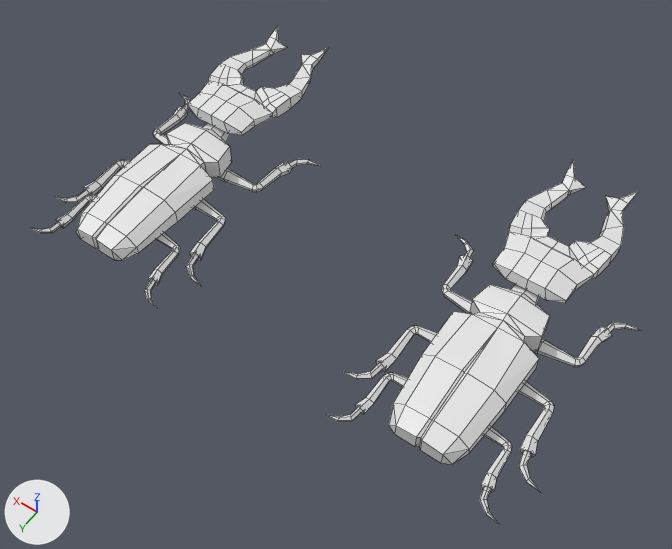
A saved change to the Blender file Animations/BeetleIdle.blend.
One viewpoint serves both versions: a 50 mm camera at (-16.23, 14.32, 22.24) aimed at (-6.12, 0.16, -0.01). Arrows for +X, +Y and +Z are at lower left; the lights stay in place. Mesh edges are drawn as thin lines.

The first picture shows 'Beetle', 'Beetle.001'.
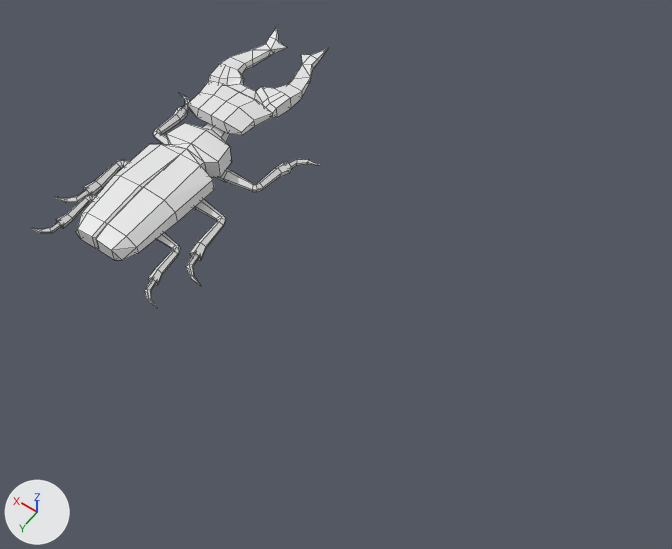
What differs and where, as boxes (x1, y1, x2, y2) in the pictures (672 x 549 px):
'Beetle.001', deleted: before (328, 160, 641, 524)

Diff of the bpy script that builds the scene:
```diff
--- a/Animations/BeetleIdle.blend.py
+++ b/Animations/BeetleIdle.blend.py
@@ ob_beetle_001 @@
-ob_beetle_001 = bpy.data.objects.new('Beetle.001', me_cube_001)
-ob_beetle_001.location = (-11.4, 0.0, 0.0)
```
